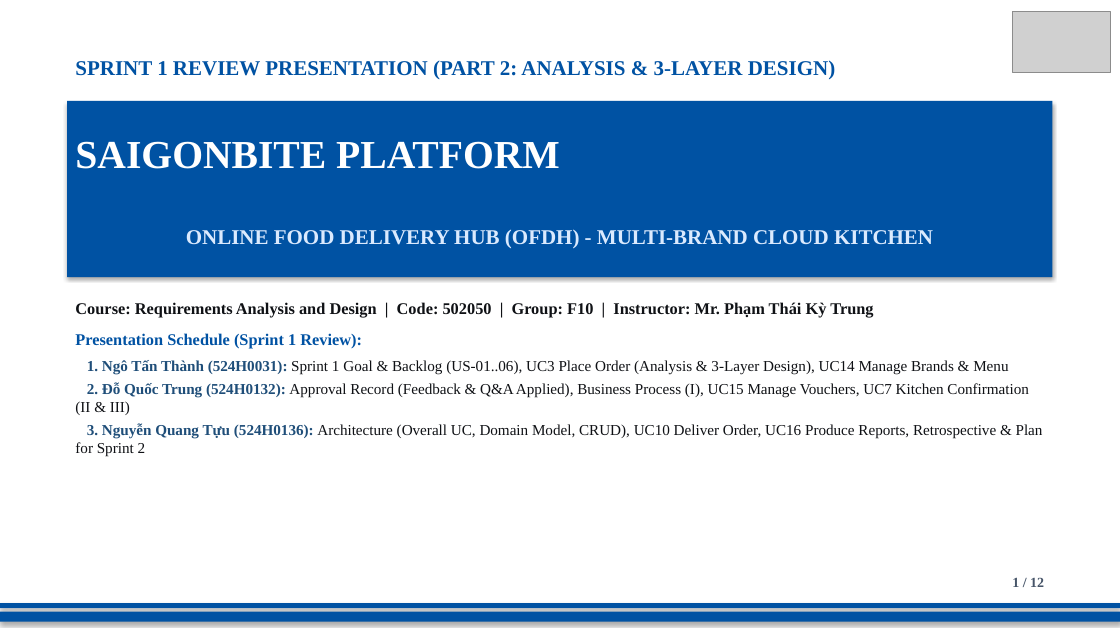
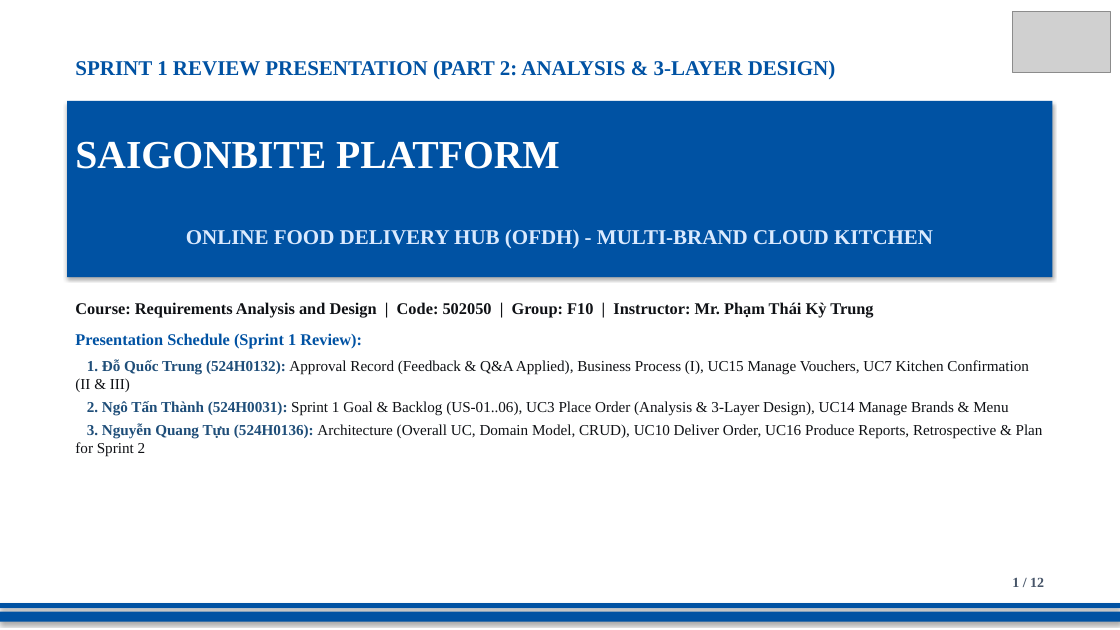
Before and after one commit to DoQuocTrung06/SaigonBite-RAD-TeamF10, a slide deck: slide 1 of Part_2/TeamF10_Presentation_for_SaigonBite.pptx. Drawn at 1120x630 pixels with LibreOffice and Linux fonts; fonts in the diff are those of the drawing; grey boxes stand for pictures. Boxes give left, top, right and bottom in pixels: in the first picture for what was removed or moved away, otherwise in the second. Text is boxed around its words. In the diff, an @@ line names an element or a change of style, - is before the commit and + after.

```diff
--- a/Part_2/TeamF10_Presentation_for_SaigonBite.pptx
+++ b/Part_2/TeamF10_Presentation_for_SaigonBite.pptx
@@ text at <box>75,359,1029,416</box>: text changed @@
-1. Ngô Tấn Thành (524H0031): Sprint 1 Goal & Backlog (US-01..06), UC3 Place Order (Analysis & 3-Layer Design), UC14 Manage Brands & Menu
-2. Đỗ Quốc Trung (524H0132): Approval Record (Feedback & Q&A Applied), Business Process (I), UC15 Manage Vouchers, UC7 Kitchen Confirmation (II & III)
+1. Đỗ Quốc Trung (524H0132): Approval Record (Feedback & Q&A Applied), Business Process (I), UC15 Manage Vouchers, UC7 Kitchen Confirmation (II & III)
+2. Ngô Tấn Thành (524H0031): Sprint 1 Goal & Backlog (US-01..06), UC3 Place Order (Analysis & 3-Layer Design), UC14 Manage Brands & Menu
```
Also in this commit, not shown: 7 other slides changed.
